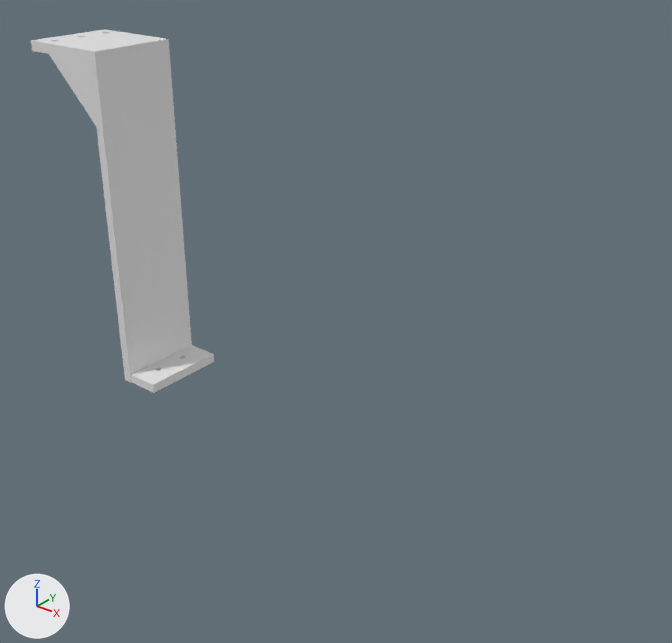
Two versions of the Blender file Train_tunnel.blend, one commit apart.
Camera for both pictures: a camera (50 mm lens) standing at (334.0, -428.0, 373.0) and looking at (3.0, -14.0, 117.0). Lighting does not change. The marker at lower left points along +X, +Y and +Z. The older version comes first.

In view in the first picture: 'Bracket_Left_Back'.
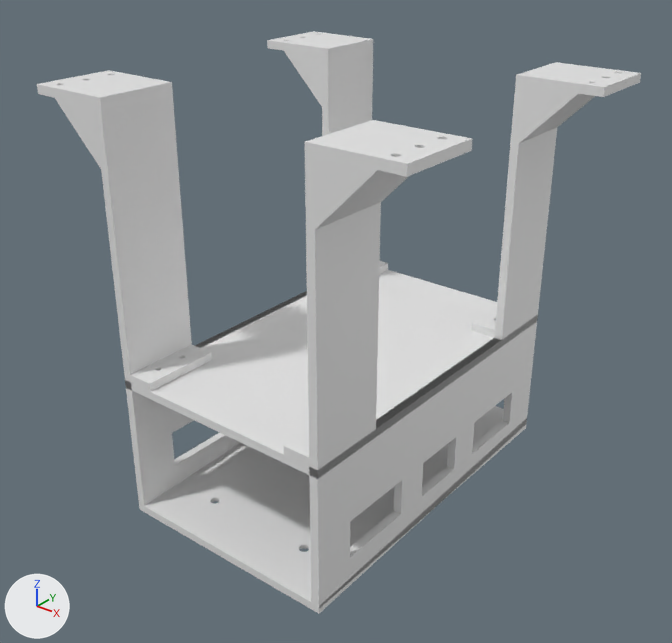
Location of each change, [x1, y1, x2, y2] in pixels of the pictures (672 x 643 px):
```json
{"object": "Bracket_Left_Back", "change": "reshaped", "before": [31, 29, 214, 393], "after": [37, 70, 212, 392], "on screen": "12% shorter"}
{"object": "CeilingPanel", "change": "shown", "after": [125, 270, 538, 479]}
{"object": "Bracket_Right_Back", "change": "shown", "after": [284, 120, 472, 470]}
{"object": "SideWall_Right", "change": "shown", "after": [309, 315, 538, 609]}
{"object": "FloorPanel", "change": "shown", "after": [139, 406, 527, 614]}
{"object": "Bracket_Right_Front", "change": "shown", "after": [471, 62, 641, 340]}
{"object": "Bracket_Left_Front", "change": "shown", "after": [267, 31, 388, 274]}
{"object": "SideWall_Left", "change": "shown", "after": [125, 291, 307, 506]}
```

Scene script edits in JSON lines:
```json
{"block": "me_cube_015", "where": "# used by ob_bracket_left_back; location = (0.0, 0.0, 0.0)"}
{"op": "remove", "block": "me_cube_015", "code": "me_cube_015.from_pydata(...)  # 552 vertices, 332 faces; spans x -126.0..-50.0, y -121.0..-70.0, z 94.0..289.0"}
{"op": "add", "block": "me_cube_015", "code": "me_cube_015.from_pydata(...)  # 537 vertices, 330 faces; spans x -126.0..-53.0, y -121.0..-70.0, z 94.0..266.0"}
{"block": "me_cube_015", "change": "me_cube_015 part 1: 1 vertex moved within x -62.0, y -107.0, z 94.0; 419 vertices removed from x -126.0..-50.0, y -121.0..-70.0, z 94.0..289.0; 404 vertices added at x -126.0..-53.0, y -121.0..-70.0, z 94.0..266.0"}
{"block": "me_cube_021", "where": "# used by ob_bracket_right_back; location = (0.0, 0.0, 0.0)"}
{"op": "remove", "block": "me_cube_021", "code": "me_cube_021.from_pydata(...)  # 551 vertices, 333 faces; spans x 50.0..126.0, y -121.0..-70.0, z 94.0..289.0"}
{"op": "add", "block": "me_cube_021", "code": "me_cube_021.from_pydata(...)  # 540 vertices, 332 faces; spans x 53.0..126.0, y -121.0..-70.0, z 94.0..266.0"}
{"block": "me_cube_021", "change": "me_cube_021 part 2: 2 vertices moved within x 62.0..64.0, y -107.0, z 94.0..99.0; 418 vertices removed from x 50.0..126.0, y -121.0..-70.0, z 94.0..289.0; 407 vertices added at x 53.0..126.0, y -121.0..-70.0, z 94.0..266.0"}
{"op": "remove", "block": "ob_floorpanel", "code": "ob_floorpanel.hide_set(True)"}
{"op": "remove", "block": "ob_ceilingpanel", "code": "ob_ceilingpanel.hide_set(True)"}
{"op": "remove", "block": "ob_sidewall_left", "code": "ob_sidewall_left.hide_set(True)"}
{"op": "remove", "block": "ob_sidewall_right", "code": "ob_sidewall_right.hide_set(True)"}
{"op": "remove", "block": "ob_bracket_left_front", "code": "ob_bracket_left_front.hide_set(True)"}
{"op": "remove", "block": "ob_bracket_right_front", "code": "ob_bracket_right_front.hide_set(True)"}
{"op": "remove", "block": "ob_bracket_right_back", "code": "ob_bracket_right_back.hide_set(True)"}
```
